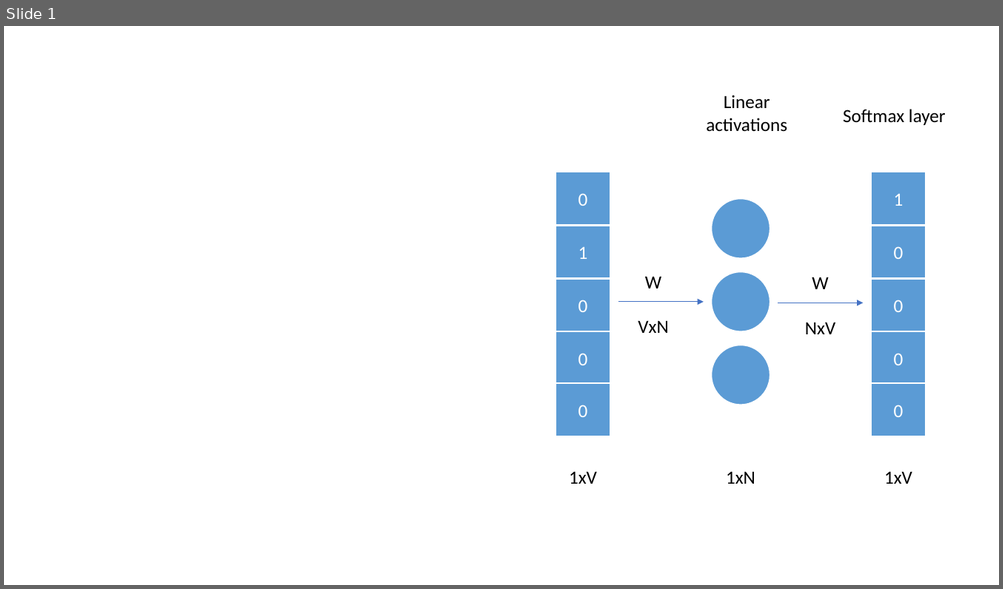
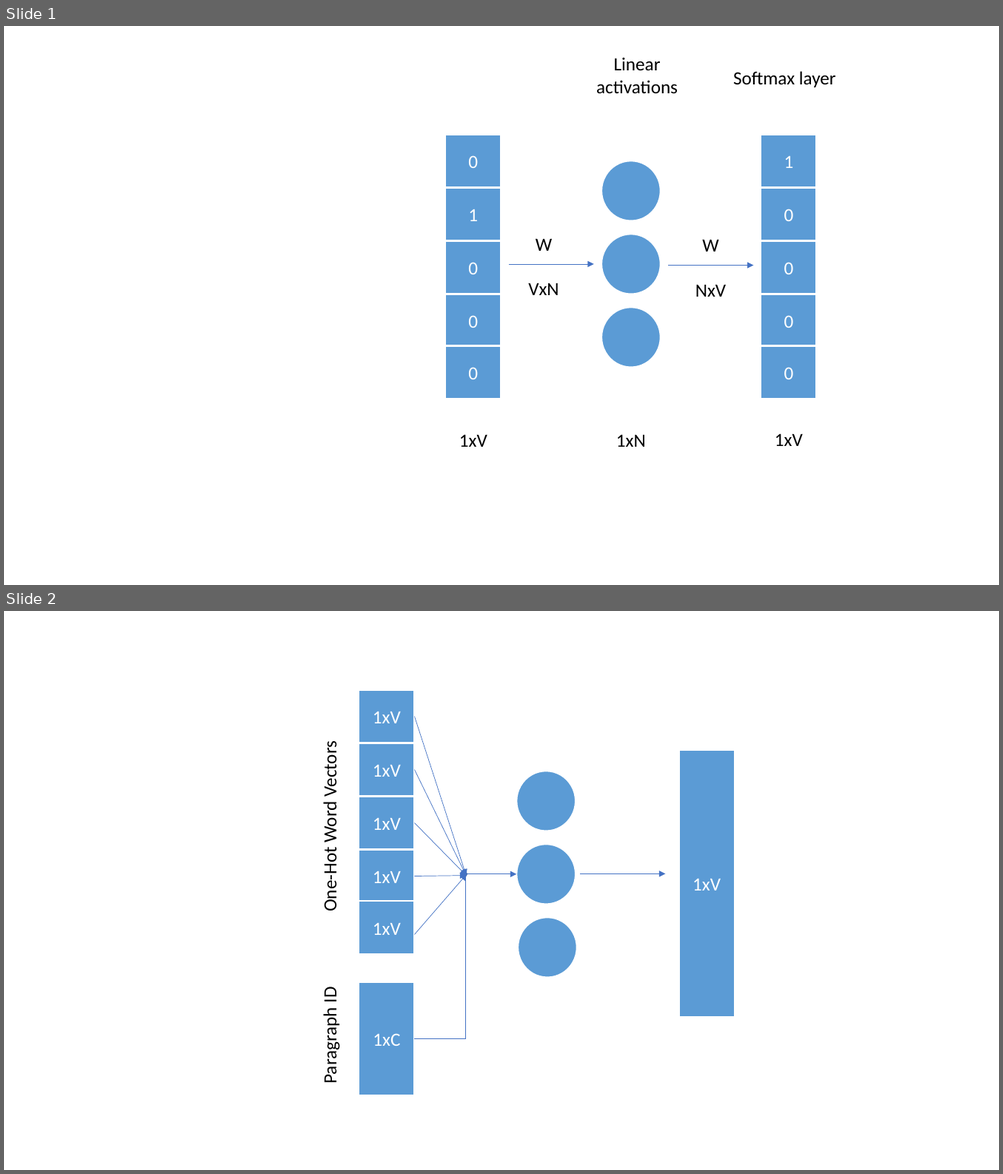
Before and after one commit to cfreemoser/talks, a slide deck: cem/img/vorlagen.pptx. Shown one above the other, each under a label of ours: slide 1 before the commit, slides 1 and 2 after it. The pictures are 1003x589 and 1003x1174 pixels, drawn with LibreOffice and Linux fonts; fonts in the diff are those of the drawing. Boxes give left, top, right and bottom in pixels: in the first picture for what was removed or moved away, otherwise in the second. Text is boxed around its words. In the diff, an @@ line names an element or a change of style, - is before the commit and + after.

Commit message:
word2vec added

```diff
--- a/cem/img/vorlagen.pptx
+++ b/cem/img/vorlagen.pptx
@@ slide 2 added at (4, 611, 999, 1170), background #FFFFFF @@
@@ group added at (318, 690, 734, 1096): 7 rectangles, 6 arrows, 4 ellipses, 2 texts, 1 elbow arrow @@
+1xV
+1xV
+1xV
+1xV
+1xV
+1xV
+1xC
+One-Hot Word Vectors
+Paragraph ID
@@ slide 1 changed as well @@
@@ 10 rectangles, 7 texts, 3 ellipses, 2 arrows: place and size @@
-10 rectangles, 7 texts, 3 ellipses, 2 arrows at (555, 95, 945, 484)
+10 rectangles, 7 texts, 3 ellipses, 2 arrows at (446, 57, 836, 447)
```
Also in this commit, not shown: 5 other files.
